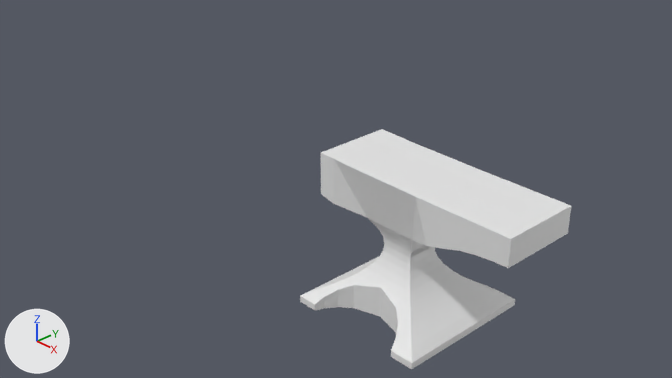
The Blender file Intermediate Tutorial/bigorna.blend as it was, and as the next commit left it.
Both versions are drawn from the file's camera 'Camera'. Lighting does not change. The marker at lower left points along +X, +Y and +Z.

In view in the first picture: 'Anvil.001'.
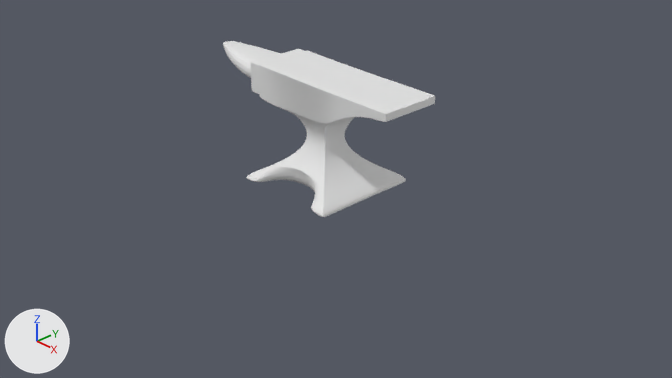
The change, as a list of edits to the scene's bpy script:
```text
Change me_plane_002:
    used by ob_anvil_001; location = (2.693, -1.466, 0.875)
    remove me_plane_002.from_pydata(...)  # 118 vertices, 86 faces; spans x -0.91..1.18, y -0.7..0.17, z -0.71..0.69
    add me_plane_002.from_pydata(...)  # 336 vertices, 292 faces; spans x -2.13..1.18, y -0.7..0.0, z -0.71..0.69
    me_plane_002 part 1
    10 vertices are removed from x -0.33..1.18, y -0.39..0.17, z -0.09..0.43
    60 faces are deleted
    6 vertices move from x 0.36..1.18, y 0.0, z 0.28..0.43 to x 0.36..1.18, y 0.0, z 0.34..0.67
    205 vertices are added at x -2.13..1.18, y -0.68..0.0, z -0.71..0.69
    7 new vertices lie (-0.15, 0.0, 0.0) away from vertices in x -0.92, y -0.38..0.0, z 0.31..0.68
    5 new vertices lie (0.0, -0.36, 0.0) away from vertices in x 0.36..1.18, y 0.0, z 0.28..0.59
    6 new vertices lie (-0.16, 0.0, -0.01) away from vertices in x 0.38..1.18, y -0.39..0.0, z 0.58..0.67
    5 new vertices lie (-0.16, 0.0, -0.02) away from vertices in x 1.02, y -0.39..0.0, z 0.57..0.59
    266 new faces join them
Change ob_anvil_001:
    ob_anvil_001.location: (2.693, -1.466, 0.875) -> (0.0, 0.0, 0.68)
    where _m = ob_anvil_001.modifiers.new('Mirror', 'MIRROR')
    add _m.use_clip = True
    add _m = ob_anvil_001.modifiers.new('Subdivision', 'SUBSURF')
    add _m.levels = 2
    add _m.render_levels = 6
```

Boxes (x1, y1, x2, y2) around the edits, measured in the pictures (672 x 378 px):
'Anvil.001', reshaped, moved, modifiers changed (22% narrower, 27% shorter): before (300, 129, 571, 369); after (223, 41, 435, 217)
part 1 of me_plane_002, built on: before (307, 129, 571, 369); after (223, 41, 435, 217)
